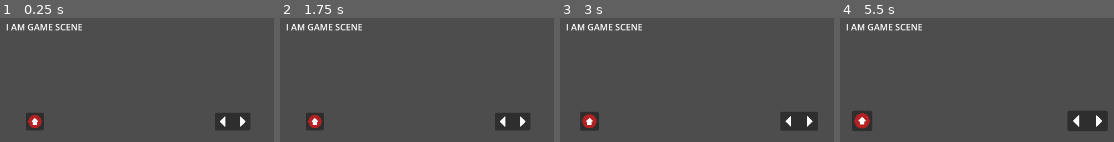
Above: before the commit, frames 1-4 (left to right).
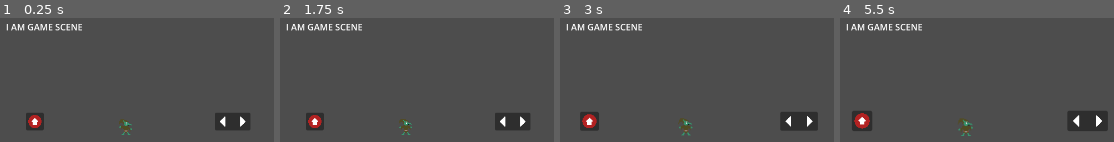
Above: after the commit, the same moments.

Repository: DSurguy/spring-2024-2d-jam
Game: Godot game, scene res://scenes/GameScene/GameScene.tscn
The game is run twice, just before and just after one commit, with the same random seed, the same clock (stepped at 60 frames per second) and the same inputs. This scene is started directly instead of the project's main scene.
Inputs (mouse positions are in pixels of both pictures, inside the frame that each line leads up to):
- Up to frame 1 (0.25 s): no input
- Up to frame 2 (1.75 s): tap Enter (ui_accept) at 0.5, 0.77, 1.25, 1.52 s; move the mouse to (outside the picture) at 0.52 s; hold D (move_right) from 0.53 s (still down); tap E (interact) at 0.6, 1.35 s; move the mouse to (outside the picture) at 1.27 s
- Up to frame 3 (3 s): tap Enter (ui_accept) at 2, 2.75 s; move the mouse to (765, 26) at 2.02 s; release D (move_right) at 2.03 s; hold A (move_left) 2.03-2.78 s; tap Mouse wheel down (zoom_down) at 2.1 s; tap E (interact) at 2.3 s; move the mouse to (outside the picture) at 2.77 s; hold D (move_right) from 2.78 s (still down); tap Mouse wheel up (zoom_up) at 2.85 s
- Up to frame 4 (5.5 s): tap Enter (ui_accept) at 3.02, 3.5, 3.77, 4.25, 4.52 s; tap E (interact) at 3.05, 3.6, 4.35, 5.3 s; move the mouse to (outside the picture) at 3.52 s; move the mouse to (outside the picture) at 4.27 s; release D (move_right) at 4.28 s; hold A (move_left) 4.28-5.03 s; move the mouse to (1007, 125) at 5.02 s; hold D (move_right) from 5.03 s (still down); tap Mouse wheel down (zoom_down) at 5.1 s

The runs differ from the first frame. In frame 1, 0.3% of the frame differs, in the area x 43-49%, y 81-95%; in frame 2, 0.3%; in frame 3, 0.3%; in frame 4, 0.4%, in the area x 43-49%, y 80-96%.
Error after the commit: Parse Error: Expected indented block after function declaration. (res://scenes/GameScene/Player.gd:24)

Commit message:
added initial player animation stuff

Diff:
--- a/scenes/GameScene/Player.gd
+++ b/scenes/GameScene/Player.gd
@@ -9,13 +9,19 @@
 var using_station : bool = false
 var station_touching : Node2D = null
 
+@onready var animation_tree : AnimationTree = $AnimationTree
+
 # Called when the node enters the scene tree for the first time.
 func _ready():
+	animation_tree.active = true;
 	pass # Replace with function body.
 
 # Called every frame. 'delta' is the elapsed time since the previous frame.
 func _process(delta):
+	update_animation_properties()
 	pass
+
+func update_animation_properties():
 
 func _physics_process(delta):
 	if using_station:
--- a/scenes/GameScene/player.tscn
+++ b/scenes/GameScene/player.tscn
@@ -1,11 +1,160 @@
-[gd_scene load_steps=4 format=3 uid="uid://bvg3k0vq6qxxn"]
+[gd_scene load_steps=24 format=3 uid="uid://bvg3k0vq6qxxn"]
 
 [ext_resource type="Script" path="res://scenes/GameScene/Player.gd" id="1_klu5a"]
+[ext_resource type="Texture2D" uid="uid://b5trj3ci15qwf" path="res://assets/sprites/Sprite-0001.png" id="2_lxexh"]
 
 [sub_resource type="RectangleShape2D" id="RectangleShape2D_8nvpx"]
 
 [sub_resource type="RectangleShape2D" id="RectangleShape2D_f0bx2"]
 size = Vector2(24, 24)
+
+[sub_resource type="Animation" id="Animation_oxhk6"]
+resource_name = "idle"
+length = 0.8
+loop_mode = 1
+step = 0.2
+tracks/0/type = "value"
+tracks/0/imported = false
+tracks/0/enabled = true
+tracks/0/path = NodePath("Sprite2D:frame")
+tracks/0/interp = 1
+tracks/0/loop_wrap = false
+tracks/0/keys = {
+"times": PackedFloat32Array(0, 0.2072, 0.4054, 0.6126),
+"transitions": PackedFloat32Array(1, 1, 1, 1),
+"update": 1,
+"values": [0, 1, 2, 3]
+}
+
+[sub_resource type="Animation" id="Animation_whtqp"]
+resource_name = "interact"
+length = 0.8
+loop_mode = 1
+tracks/0/type = "value"
+tracks/0/imported = false
+tracks/0/enabled = true
+tracks/0/path = NodePath("Sprite2D:frame")
+tracks/0/interp = 1
+tracks/0/loop_wrap = true
+tracks/0/keys = {
+"times": PackedFloat32Array(0, 0.2, 0.4, 0.6),
+"transitions": PackedFloat32Array(1, 1, 1, 1),
+"update": 1,
+"values": [8, 9, 10, 11]
+}
+
+[sub_resource type="Animation" id="Animation_smjfy"]
+resource_name = "walk"
+length = 0.8
+loop_mode = 1
+step = 0.2
+tracks/0/type = "value"
+tracks/0/imported = false
+tracks/0/enabled = true
+tracks/0/path = NodePath("Sprite2D:frame")
+tracks/0/interp = 1
+tracks/0/loop_wrap = true
+tracks/0/keys = {
+"times": PackedFloat32Array(0, 0.2, 0.4, 0.6),
+"transitions": PackedFloat32Array(1, 1, 1, 1),
+"update": 1,
+"values": [4, 5, 6, 7]
+}
+
+[sub_resource type="Animation" id="Animation_yx27f"]
+loop_mode = 1
+tracks/0/type = "value"
+tracks/0/imported = false
+tracks/0/enabled = true
+tracks/0/path = NodePath("Sprite2D:flip_h")
+tracks/0/interp = 1
+tracks/0/loop_wrap = true
+tracks/0/keys = {
+"times": PackedFloat32Array(0),
+"transitions": PackedFloat32Array(1),
+"update": 1,
+"values": [true]
+}
+tracks/1/type = "value"
+tracks/1/imported = false
+tracks/1/enabled = true
+tracks/1/path = NodePath("Sprite2D:frame")
+tracks/1/interp = 1
+tracks/1/loop_wrap = true
+tracks/1/keys = {
+"times": PackedFloat32Array(0.1, 0.3, 0.5, 0.8),
+"transitions": PackedFloat32Array(1, 1, 1, 1),
+"update": 1,
+"values": [4, 5, 6, 7]
+}
+
+[sub_resource type="AnimationLibrary" id="AnimationLibrary_uq5el"]
+_data = {
+"idle": SubResource("Animation_oxhk6"),
+"interact": SubResource("Animation_whtqp"),
+"walk_left": SubResource("Animation_yx27f"),
+"walk_right": SubResource("Animation_smjfy")
+}
+
+[sub_resource type="AnimationNodeAnimation" id="AnimationNodeAnimation_hs7wk"]
+animation = &"idle"
+
+[sub_resource type="AnimationNodeAnimation" id="AnimationNodeAnimation_g4i0k"]
+animation = &"interact"
+
+[sub_resource type="AnimationNodeAnimation" id="AnimationNodeAnimation_xasvg"]
+animation = &"walk_left"
+
+[sub_resource type="AnimationNodeAnimation" id="AnimationNodeAnimation_dqhid"]
+animation = &"walk_right"
+
+[sub_resource type="AnimationNodeStateMachineTransition" id="AnimationNodeStateMachineTransition_h3ddk"]
+advance_mode = 2
+
+[sub_resource type="AnimationNodeStateMachineTransition" id="AnimationNodeStateMachineTransition_tmta4"]
+advance_mode = 2
+advance_condition = &"is_moving_left"
+
+[sub_resource type="AnimationNodeStateMachineTransition" id="AnimationNodeStateMachineTransition_thg0n"]
+advance_mode = 2
+advance_condition = &"is_walking_right"
+
+[sub_resource type="AnimationNodeStateMachineTransition" id="AnimationNodeStateMachineTransition_ybvcm"]
+advance_mode = 2
+advance_condition = &"is_interacting"
+
+[sub_resource type="AnimationNodeStateMachineTransition" id="AnimationNodeStateMachineTransition_u1lo1"]
+advance_mode = 2
+advance_condition = &"is_idle"
+
+[sub_resource type="AnimationNodeStateMachineTransition" id="AnimationNodeStateMachineTransition_axrwo"]
+advance_mode = 2
+advance_condition = &"is_idle"
+
+[sub_resource type="AnimationNodeStateMachineTransition" id="AnimationNodeStateMachineTransition_vg4gb"]
+advance_mode = 2
+advance_condition = &"is_idle"
+
+[sub_resource type="AnimationNodeStateMachineTransition" id="AnimationNodeStateMachineTransition_74gxo"]
+advance_mode = 2
+advance_condition = &"is_interacting"
+
+[sub_resource type="AnimationNodeStateMachineTransition" id="AnimationNodeStateMachineTransition_g6yw5"]
+advance_mode = 2
+advance_condition = &"is_interacting"
+
+[sub_resource type="AnimationNodeStateMachine" id="AnimationNodeStateMachine_dpdlr"]
+states/End/position = Vector2(828, 93)
+states/Start/position = Vector2(513, 225)
+states/idle/node = SubResource("AnimationNodeAnimation_hs7wk")
+states/idle/position = Vector2(513, 136)
+states/interact/node = SubResource("AnimationNodeAnimation_g4i0k")
+states/interact/position = Vector2(513, 53)
+states/walk_left/node = SubResource("AnimationNodeAnimation_xasvg")
+states/walk_left/position = Vector2(348, 136)
+states/walk_right/node = SubResource("AnimationNodeAnimation_dqhid")
+states/walk_right/position = Vector2(674, 136)
+transitions = ["Start", "idle", SubResource("AnimationNodeStateMachineTransition_h3ddk"), "idle", "walk_left", SubResource("AnimationNodeStateMachineTransition_tmta4"), "idle", "walk_right", SubResource("AnimationNodeStateMachineTransition_thg0n"), "idle", "interact", SubResource("AnimationNodeStateMachineTransition_ybvcm"), "interact", "idle", SubResource("AnimationNodeStateMachineTransition_u1lo1"), "walk_left", "idle", SubResource("AnimationNodeStateMachineTransition_axrwo"), "walk_right", "idle", SubResource("AnimationNodeStateMachineTransition_vg4gb"), "walk_right", "interact", SubResource("AnimationNodeStateMachineTransition_74gxo"), "walk_left", "interact", SubResource("AnimationNodeStateMachineTransition_g6yw5")]
 
 [node name="Player" type="CharacterBody2D"]
 collision_layer = 2
@@ -24,5 +173,25 @@
 shape = SubResource("RectangleShape2D_f0bx2")
 debug_color = Color(0.900578, 0.00016942, 0.762208, 0.42)
 
+[node name="Sprite2D" type="Sprite2D" parent="."]
+texture = ExtResource("2_lxexh")
+flip_h = true
+hframes = 4
+vframes = 3
+
+[node name="AnimationPlayer" type="AnimationPlayer" parent="."]
+libraries = {
+"": SubResource("AnimationLibrary_uq5el")
+}
+autoplay = "walk_left"
+
+[node name="AnimationTree" type="AnimationTree" parent="."]
+tree_root = SubResource("AnimationNodeStateMachine_dpdlr")
+anim_player = NodePath("../AnimationPlayer")
+parameters/conditions/is_idle = false
+parameters/conditions/is_interacting = false
+parameters/conditions/is_moving_left = false
+parameters/conditions/is_walking_right = false
+
 [connection signal="area_entered" from="StationInteraction" to="." method="_on_station_interaction_area_entered"]
 [connection signal="area_exited" from="StationInteraction" to="." method="_on_station_interaction_area_exited"]
Binary file added: assets/sprites/Sprite-0001.png
Not shown, added: assets/sprites/Sprite-0001.png.import
Not shown: 1 places in scenes/GameScene/GameScene.tscn that only renumber resources
